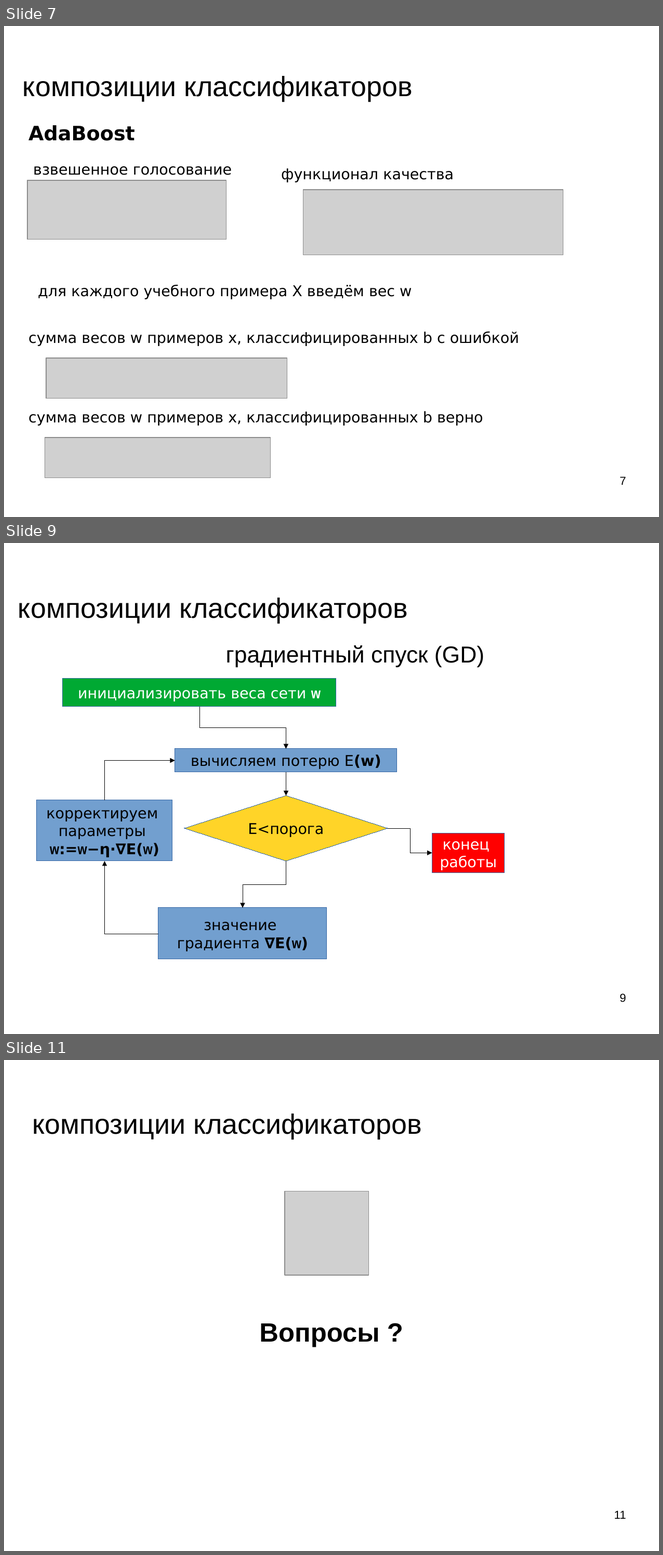
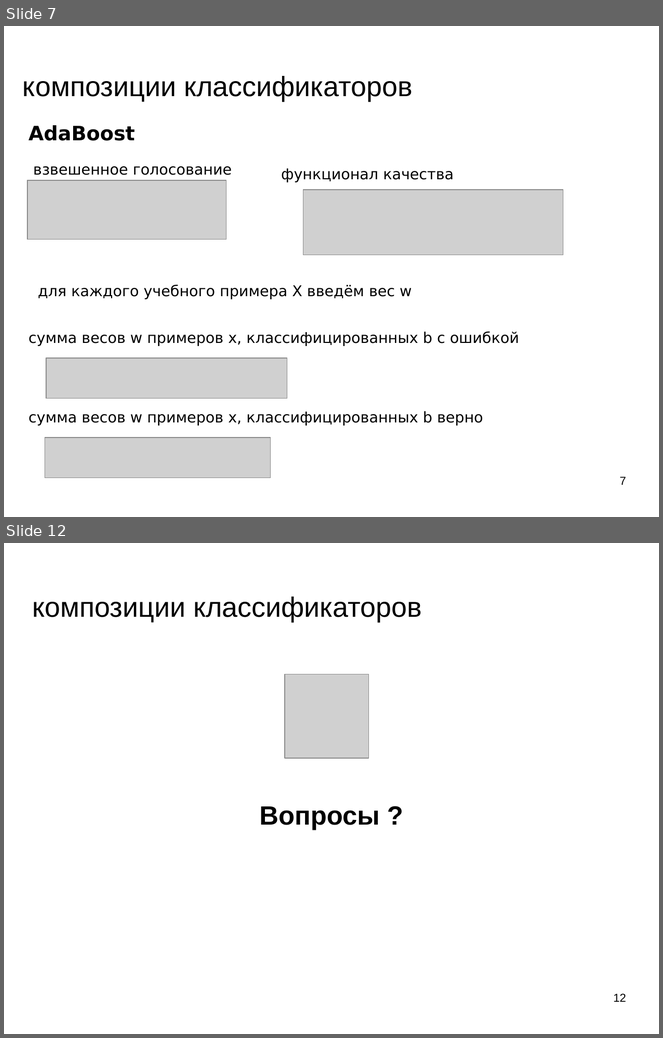
Before and after one commit to mechanoid5/ml_lectorium_legacy, a slide deck: 11-boost.odp. Shown one above the other, each under a label of ours: slides 7, 9 and 11 before the commit, slides 7 and 12 after it; the slides between them are not shown. The pictures are 663x1555 and 663x1038 pixels, drawn with LibreOffice and Linux fonts; fonts in the diff are those of the drawing; grey boxes stand for pictures; background and template pictures are left out. Boxes give left, top, right and bottom in pixels: in the first picture for what was removed or moved away, otherwise in the second. Text is boxed around its words. In the diff, an @@ line names an element or a change of style, - is before the commit and + after.

```diff
--- a/11-boost.odp
+++ b/11-boost.odp
@@ slide 9 removed at box(4, 543, 659, 1034), background picture (left out) @@
@@ title removed at box(18, 598, 408, 623) @@
-композиции классификаторов
@@ text removed at box(226, 645, 484, 667) @@
-градиентный спуск (GD)
@@ rectangle removed at box(62, 679, 336, 706) @@
-инициализировать веса сети w
@@ elbow arrow removed from (200, 707) to (286, 749) @@
@@ elbow arrow removed from (104, 800) to (175, 760) @@
@@ rectangle removed at box(175, 749, 398, 772) @@
-вычисляем потерю E(w)
@@ elbow arrow removed from (286, 772) to (286, 796) @@
@@ rectangle removed at box(37, 800, 172, 861) @@
-корректируем
-параметры
-w:=w−η⋅∇E(w)
@@ diamond removed at box(185, 796, 388, 861) @@
-E<порога
@@ elbow arrow removed from (388, 828) to (432, 853) @@
@@ rectangle removed at box(432, 833, 505, 873) @@
-конец
-работы
@@ elbow arrow removed from (158, 934) to (104, 861) @@
@@ elbow arrow removed from (286, 861) to (243, 908) @@
@@ rectangle removed at box(158, 908, 327, 960) @@
-значение
-градиента ∇E(w)
@@ page number removed at box(620, 994, 626, 1003) @@
-9
@@ what was slide 11 is now slide 12 @@
@@ page number at box(613, 994, 626, 1002): text changed @@
-11
+12
```
Also in this commit, not shown: 3 slides changed, 2 slides added, 1 other file.
